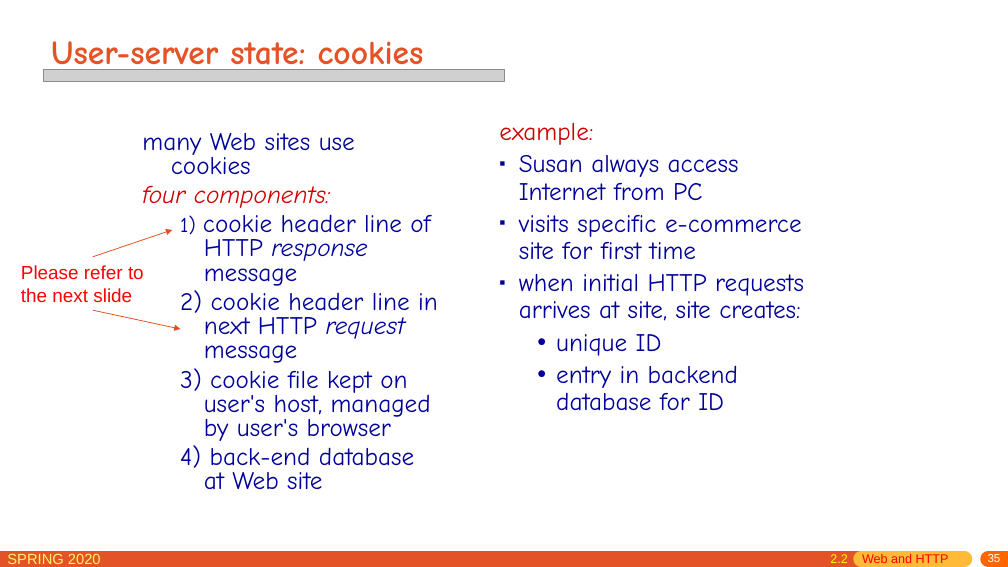
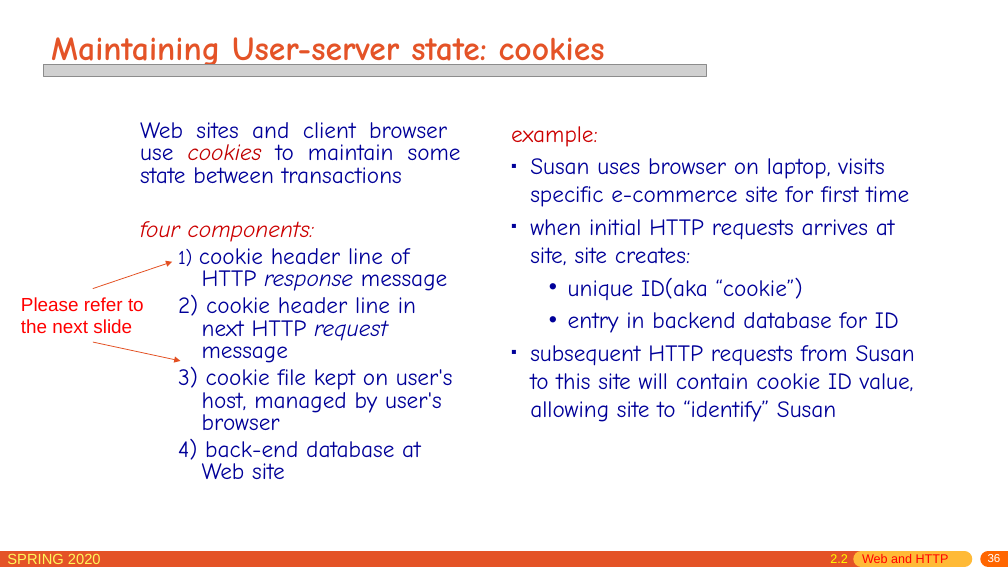
Before and after one commit to network-distributed/presentations, a slide deck: slide 36 of chapter2.pptx (slide 35 before the commit). Drawn at 1008x567 pixels with LibreOffice and Linux fonts; fonts in the diff are those of the drawing; grey boxes stand for pictures. Boxes give left, top, right and bottom in pixels: in the first picture for what was removed or moved away, otherwise in the second. Text is boxed around its words. In the diff, an @@ line names an element or a change of style, - is before the commit and + after.

```diff
--- a/chapter2.pptx
+++ b/chapter2.pptx
@@ title at bbox=[51, 37, 605, 70]: text changed @@
-User-server state: cookies
+Maintaining User-server state: cookies
@@ picture: place and size @@
-picture at bbox=[44, 70, 504, 82]
+picture at bbox=[44, 64, 707, 76]
@@ text "Web sites and client browser ...": place and size @@
-text "Web sites and client browser ..." at bbox=[142, 133, 438, 489]
+text "Web sites and client browser ..." at bbox=[140, 122, 461, 479]
@@ text "example:": place and size @@
-text "example:" at bbox=[499, 123, 804, 411]
+text "example:" at bbox=[511, 126, 915, 422]
@@ text at bbox=[140, 122, 461, 184]: text changed; size 24 to 22.2 pt @@
-many Web sites use cookies
+Web sites and client browser use cookies to maintain some state between transactions
@@ text at bbox=[511, 126, 899, 333]: size 24 to 22.2 pt in "example:", "when initial HTTP requests arrives at site, ...", "entry in backend database for ID"; line spacing 0.9 to 1 @@
@@ text at bbox=[530, 158, 909, 207]: text changed; size 24 to 22.2 pt @@
-▪ Susan always access Internet from PC
-▪ visits specific e-commerce site for first time
+▪ Susan uses browser on laptop, visits specific e-commerce site for first time
@@ text at bbox=[140, 221, 453, 479]: size 24 to 22.2 pt in "four components:", "cookie header line of HTTP response message", "2) cookie header line in next HTTP ...", "3) cookie file kept on user's host, ..." and 1 more places; size 20 to 18.5 pt in "1)" @@
@@ 2 arrows, 1 text: place and size @@
-2 arrows, 1 text at bbox=[21, 230, 181, 329]
+2 arrows, 1 text at bbox=[21, 262, 181, 361]
@@ text at bbox=[568, 278, 803, 300]: text changed; size 24 to 22.2 pt @@
-  • unique ID
+  • unique ID(aka “cookie”)
@@ text at bbox=[530, 345, 915, 422]: paragraph added @@
+▪ subsequent HTTP requests from Susan to this site will contain cookie ID value, allowing site to “identify” Susan
```
Also in this commit, not shown: 35 other slides changed, 6 slides added, 1 other file.
